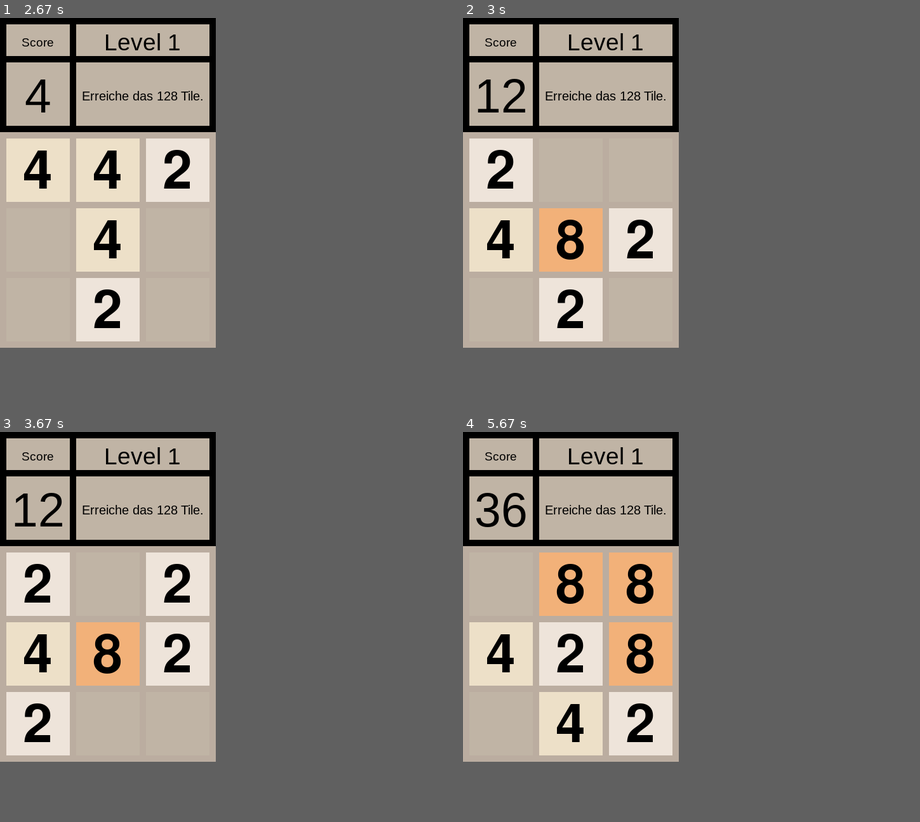
Above: before the commit, frames 1-4 (two rows, left to right).
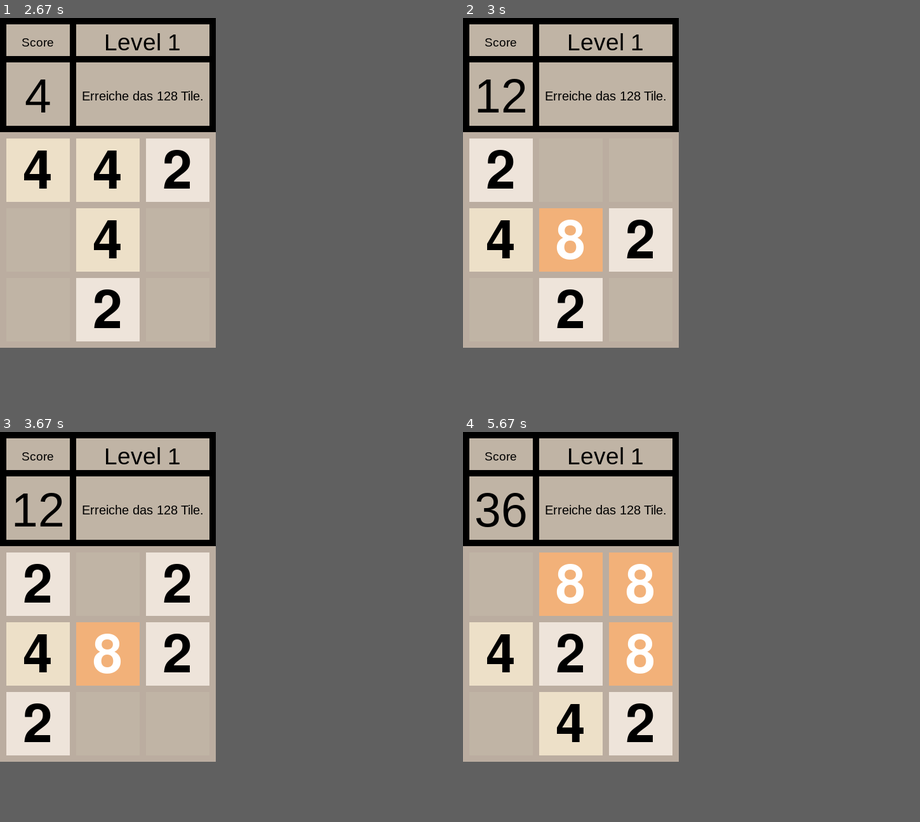
Above: after the commit, the same moments.

Repository: KapitaenKirSche/2048
Game: pygame game, started from main.py
Same seed, same stepped clock (60 frames per second), same inputs: the game is played once before the commit and once after it.
Inputs (mouse positions are in pixels of both pictures, inside the frame that each line leads up to):
- Up to frame 1 (2.67 s): tap Enter at 0.33 s; click (18, 162) at 0.72 s; hold Right 1-1.47 s; hold Up 1.5-1.8 s; hold Right 1.83-2.3 s; hold Left from 2.33 s (still down)
- Up to frame 2 (3 s): release Left at 2.87 s; hold Down from 2.9 s (still down)
- Up to frame 3 (3.67 s): release Down at 3.2 s; hold Left 3.23-3.63 s
- Up to frame 4 (5.67 s): hold Up 3.67-4.03 s; hold Right 4.07-4.7 s; hold Down 4.73-5.1 s; hold Left 5.13-5.6 s; hold Right from 5.63 s (still down)

Frame 1 is identical in both runs. In frame 2, 0.4% of the frame differs, in the area x 20-27%, y 51-62%; in frame 3, 0.4%; in frame 4, 1.2%, in the area x 20-42%, y 33-62%.

Commit message:
color changes

Diff:
--- a/config.py
+++ b/config.py
@@ -256,9 +256,9 @@
     "size"            : 80,
     "size_in_between" : 8,
     "gamemode"        : "maxTile",
-    "maxTile"         : 2048, #only, if gamemode == "maxTile
-    "level_text"      : "Erreiche das 2048 Tile. Achtung: Gegner!",
-    "chance_enemy_spawn":20,
+    "maxTile"         : 1024, #only, if gamemode == "maxTile"
+    "level_text"      : "Erreiche das 1024 Tile. Achtung: Gegner!",
+    "chance_enemy_spawn":30,
     "max_moves_per_move"    : 1, #-1 ist default -> bis zum Rand
     "board"           : [[{}, {}, {}, {}, {}, {}],
                          [{}, {}, {}, {}, {}, {}],
--- a/logic.py
+++ b/logic.py
@@ -98,13 +98,13 @@
         if spalte["fraction"] != "none":
           if inp_board[a_][spaltencount]["tile_numb"] == 0:
             inp_board[a_][spaltencount] = copy.deepcopy(spalte)
-            inp_board[a_ + 1][spaltencount] = config.template_tile_dic
+            inp_board[a_ + 1][spaltencount] = copy.deepcopy(config.template_tile_dic)
 
 
           elif inp_board[a_][spaltencount]["tile_numb"] == spalte["tile_numb"] and inp_board[a_][spaltencount]["fraction"] == spalte["fraction"]:
             inp_board[a_][spaltencount] = copy.deepcopy(spalte)
             inp_board[a_][spaltencount]["tile_numb"] *= -1
-            inp_board[a_ + 1][spaltencount] = config.template_tile_dic
+            inp_board[a_ + 1][spaltencount] = copy.deepcopy(config.template_tile_dic)
 
 
           #Gegner-kollision:
@@ -113,17 +113,7 @@
               inp_board[a_+1][spaltencount] = copy.deepcopy(config.template_tile_dic)
             elif inp_board[a_][spaltencount]["tile_numb"] < spalte["tile_numb"]:
               inp_board[a_][spaltencount] = copy.deepcopy(spalte)
-            else:
-              if inp_board[a_][spaltencount]["fraction"] == "enemy":
-                pass
-              else:
-                inp_board[a_][spaltencount]=copy.deepcopy(spalte)
-              inp_board[a_][spaltencount]["tile_numb"] *= -1
-              inp_board[a_ + 1][spaltencount] = copy.deepcopy(config.template_tile_dic)
-
-
-
-
+              inp_board[a_+1][spaltencount] = copy.deepcopy(config.template_tile_dic)
 
           else:
             running = False
@@ -429,7 +419,10 @@
                      text,
                      font="Arial",
                      max_fontsize=9999,
-                     color=(0, 0, 0),
+                     fraction="none",
+                     colors={"color_none": (0, 0, 0),
+                             "color_player":(255,255,255),
+                             "color_enemy":(0,0,0)},
                      fact=0.85):
   """
   Draws text in a box on the given surface.
@@ -438,18 +431,18 @@
   """
   fontsize = 0
   my_font = pygame.font.SysFont(font, fontsize)
+  color=colors["color_"+str(fraction)]
   text_to_draw = my_font.render(str(text), True, color)
   text_width = text_to_draw.get_width()
   text_height = text_to_draw.get_height()
-  while text_width < surface.get_width(
-  ) * fact and text_height < surface.get_height() * fact:
+  while text_width < surface.get_width() * fact and text_height < surface.get_height() * fact:
     fontsize += 1
     my_font = pygame.font.SysFont(font, fontsize)
     text_to_draw = my_font.render(str(text), True, color)
     text_width = text_to_draw.get_width()
     text_height = text_to_draw.get_height()
 
-  my_font = pygame.font.SysFont(font, min(fontsize, max_fontsize) - 1)
+  my_font = pygame.font.SysFont(font, min(int(fontsize), int(max_fontsize)) - 1)
 
   text_to_draw = my_font.render(str(text), True, color)
   text_width = text_to_draw.get_width()
@@ -479,10 +472,14 @@
 
   for tile in tile_list:
     tile_numb=int(tile.split("_")[0])
+    tile_frac=tile.split("_")[1]
     tile_surf = pygame.Surface((width, heigth))
     tile_surf.fill(colors.get(tile))
     if tile_numb != 0:
-      draw_text_in_box(tile_surf, tile_numb, font)
+      if tile_numb <=4:
+        draw_text_in_box(tile_surf, tile_numb, font, fraction="none")
+      else:
+        draw_text_in_box(tile_surf, tile_numb, font,fraction=tile_frac)
     tiles[tile] = tile_surf
 
   return tiles
